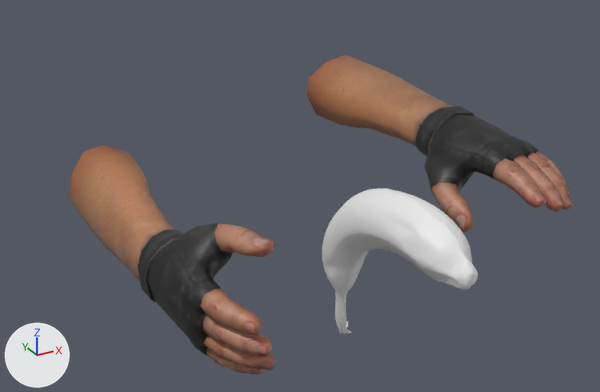
The FBX model models/weapons/banana/v_banana.fbx, before and after one commit.
Before and after are seen from a 50 mm lens placed at (-0.78, -2.148, 0.463), pointed at (0.008, -0.716, -0.253). The lights are fixed; the arrows at lower left show +X, +Y and +Z. Where no turn or scale is listed for an object, it has been applied to the vertices.

In view in the first picture: 'hands_reference', 'ripe-banana'.
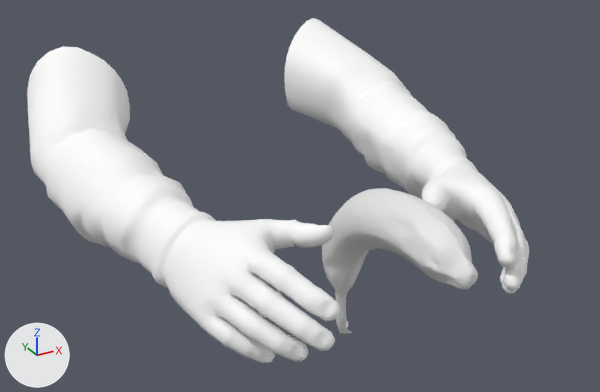
The newer file is also rescaled (x0.578), turned or shifted as a whole; pictures and numbers use the older file's frame.

Changed parts and their boxes (x1, y1, x2, y2) in the pictures (600 x 392 px):
```json
{"object": "armsmesh", "change": "added", "after": [27, 18, 529, 363]}
{"object": "hands_reference", "change": "deleted", "before": [70, 55, 573, 374]}
```

Edits to the scene script, one JSON object a line:
```json
{"op": "add", "block": "mat_arms", "code": ["mat_arms = principled_material('arms')", "mat_arms.base_color = (1.0, 1.0, 1.0)  # white #ffffff", "mat_arms.roughness = 0.639"]}
{"op": "add", "block": "me_mesh", "code": ["me_mesh = bpy.data.meshes.new('Mesh')", "me_mesh.from_pydata(...)  # 3624 vertices, 3788 faces; spans x -0.484..0.484, y -0.77..0.271, z -0.188..0.171", "me_mesh.materials.append(mat_arms)  # its picture is missing"]}
{"op": "remove", "block": "ob_hands_reference", "code": ["ob_hands_reference = bpy.data.objects.new('hands_reference', me_hands_reference)", "ob_hands_reference.location = (0.0, 0.0, 0.0)"]}
{"op": "add", "block": "ob_armsmesh", "code": ["ob_armsmesh = bpy.data.objects.new('armsmesh', me_mesh)", "ob_armsmesh.location = (0.001, -0.416, -0.171)"]}
```
